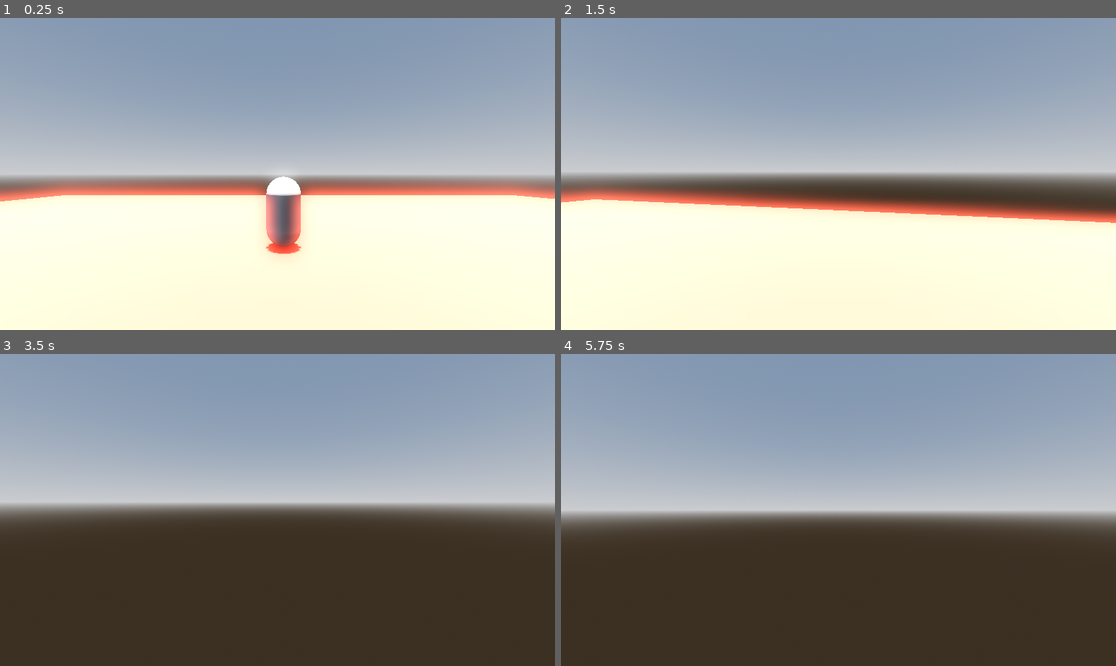
Above: before the commit, frames 1-4 (two rows, left to right).
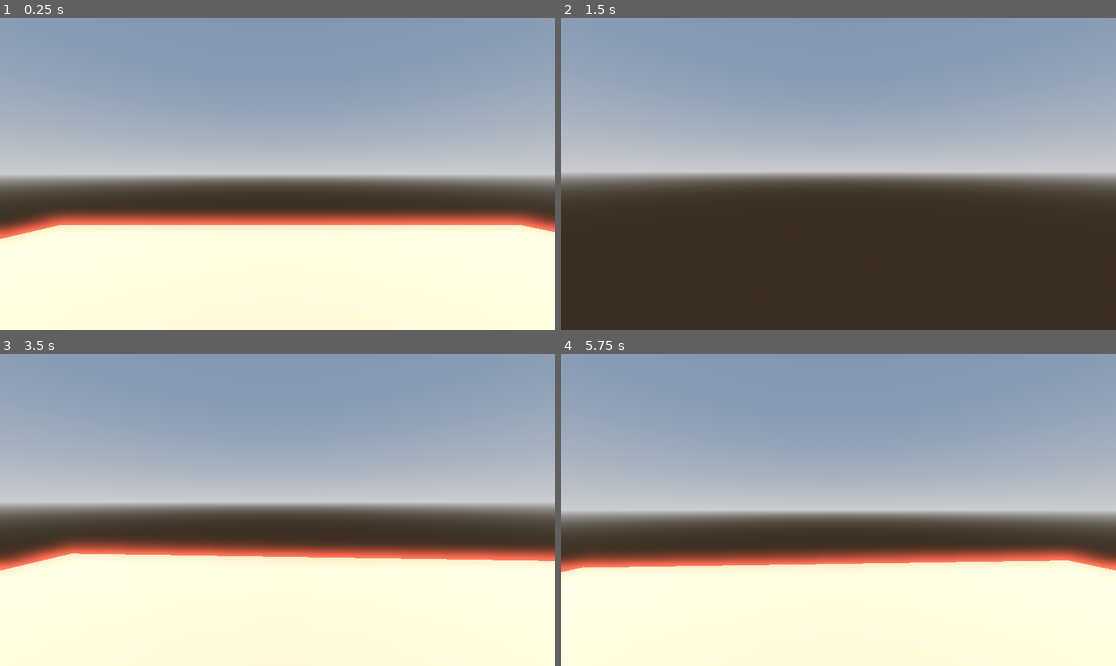
Above: after the commit, the same moments.

Repository: NachuT/Radar
Game: Godot game, scene res://Test.tscn
Same seed, same stepped clock (60 frames per second), same inputs: the game is played once before the commit and once after it.
Inputs (mouse positions are in pixels of both pictures, inside the frame that each line leads up to):
- Up to frame 1 (0.25 s): no input
- Up to frame 2 (1.5 s): tap Enter at 0.5 s; move the mouse to (866, 174) at 0.52 s; hold Shift (shift) 0.53-1.28 s; hold W (up) from 0.53 s (still down); tap Space (jump) at 0.77 s; move the mouse to (810, 174) at 1.27 s; tap Shift (shift) at 1.35 s
- Up to frame 3 (3.5 s): keep holding W (up); tap Space (jump) at 1.52, 3.02 s; move the mouse to (288, 503) at 2.02 s; hold Shift (shift) 2.03-2.78 s; move the mouse to (271, 516) at 2.77 s; tap Shift (shift) at 2.85 s
- Up to frame 4 (5.75 s): keep holding W (up); move the mouse to (877, 513) at 3.52 s; hold Shift (shift) 3.53-4.28 s; tap Space (jump) at 3.77, 4.52, 5 s; move the mouse to (794, 506) at 4.27 s; tap Shift (shift) at 4.35 s; move the mouse to (844, 510) at 5.02 s; hold Shift (shift) from 5.03 s (still down)

The runs differ from the first frame. In frame 1, 16% of the frame differs, in the area x 0-100%, y 50-76%; in frame 2, 43%, in the area x 0-100%, y 53-100%; in frame 3, 39%; in frame 4, 37%.

Commit message:
Finished game (changed idea to simple platformer)
Used the basic structure I had to create a simple (but still pretty hard at least for me) godot 3d platformer for the first time!

Diff:
--- a/sunken/Test.tscn
+++ b/sunken/Test.tscn
@@ -1,6 +1,11 @@
-[gd_scene load_steps=10 format=3 uid="uid://4cub0pyy3w6l"]
+[gd_scene load_steps=15 format=3 uid="uid://4cub0pyy3w6l"]
 
 [ext_resource type="Script" uid="uid://bctde6kyw1vdm" path="res://player.gd" id="1_myinc"]
+[ext_resource type="Script" uid="uid://cuub1qw7oaead" path="res://character_body_3d.gd" id="2_njov2"]
+[ext_resource type="Script" uid="uid://bbk06pieo308q" path="res://move1.gd" id="3_2au82"]
+[ext_resource type="Script" uid="uid://bay7qqumr6oa1" path="res://move5.gd" id="4_8tn2x"]
+[ext_resource type="Script" uid="uid://o3ef05dwjuu1" path="res://elevator.gd" id="5_aq4fw"]
+[ext_resource type="Script" uid="uid://c5kn10vy5ul0u" path="res://csg_box_3d_7.gd" id="6_ivycn"]
 
 [sub_resource type="ProceduralSkyMaterial" id="ProceduralSkyMaterial_myinc"]
 sky_horizon_color = Color(0.662243, 0.671743, 0.686743, 1)
@@ -15,18 +20,19 @@
 tonemap_mode = 2
 glow_enabled = true
 
-[sub_resource type="StandardMaterial3D" id="StandardMaterial3D_myinc"]
-albedo_color = Color(0.807843, 0.12549, 0.0313726, 1)
-
 [sub_resource type="CapsuleMesh" id="CapsuleMesh_njov2"]
 
 [sub_resource type="ConvexPolygonShape3D" id="ConvexPolygonShape3D_2au82"]
 points = PackedVector3Array(-0.125207, -0.532801, -0.480507, 0.0227831, 0.47607, 0.498884, 0.169713, 0.559144, 0.464172 …(924 unchanged characters)…
 
+[sub_resource type="StandardMaterial3D" id="StandardMaterial3D_myinc"]
+albedo_color = Color(0.807843, 0.12549, 0.0313726, 1)
+
 [sub_resource type="StandardMaterial3D" id="StandardMaterial3D_njov2"]
 albedo_color = Color(0.443137, 0, 1, 1)
 
-[sub_resource type="CapsuleShape3D" id="CapsuleShape3D_myinc"]
+[sub_resource type="BoxShape3D" id="BoxShape3D_njov2"]
+size = Vector3(1.96288, 1, 2.05927)
 
 [node name="World" type="Node3D"]
 
@@ -38,42 +44,127 @@
 [node name="WorldEnvironment" type="WorldEnvironment" parent="."]
 environment = SubResource("Environment_2au82")
 
+[node name="player" type="CharacterBody3D" parent="." groups=["player"]]
+transform = Transform3D(1, 0, 0, 0, 1, 0, 0, 0, 1, 0, 1, 0)
+script = ExtResource("1_myinc")
+
+[node name="MeshInstance3D" type="MeshInstance3D" parent="player"]
+transform = Transform3D(1, 0, 0, 0, 1, 0, 0, 0, 1, 0, 0.122287, 0)
+mesh = SubResource("CapsuleMesh_njov2")
+
+[node name="CollisionShape3D" type="CollisionShape3D" parent="player"]
+transform = Transform3D(1, 0, 0, 0, 1, 0, 0, 0, 1, 0.0382233, 0.0592074, 0.00531882)
+shape = SubResource("ConvexPolygonShape3D_2au82")
+
+[node name="head" type="Node3D" parent="player"]
+transform = Transform3D(1, 0, 0, 0, 1, 0, 0, 0, 1, 0, 0.808466, 0)
+
+[node name="Camera3D" type="Camera3D" parent="player/head"]
+transform = Transform3D(1, 0, 0, 0, 1, 0, 0, 0, 1, 0.0056932, 0.766281, -0.659242)
+
 [node name="CSGBox3D" type="CSGBox3D" parent="."]
-transform = Transform3D(1, 0, 0, 0, 1, 0, 0, 0, 1, 0.947023, -0.490549, 0.98764)
+transform = Transform3D(0.5, 0, 0, 0, 0.5, 0, 0, 0, 0.5, 0.636425, -0.251906, 0.605358)
 use_collision = true
 size = Vector3(45, 0.001, 45)
 material = SubResource("StandardMaterial3D_myinc")
 
+[node name="CSGBox3D2" type="CSGBox3D" parent="."]
+transform = Transform3D(0.5, 0, 0, 0, 0.5, 0, 0, 0, 0.5, 13.2804, 0.0146573, -0.17849)
+operation = 1
+use_collision = true
+size = Vector3(1.95605, 1, 2.12305)
+material = SubResource("StandardMaterial3D_njov2")
+
+[node name="CSGBox3D3" type="CSGBox3D" parent="."]
+transform = Transform3D(0.5, 0, 0, 0, 0.5, 0, 0, 0, 0.5, 14.8219, 0.381856, -0.17849)
+operation = 1
+use_collision = true
+size = Vector3(1.95605, 1, 2.12305)
+material = SubResource("StandardMaterial3D_njov2")
+
+[node name="CSGBox3D4" type="CSGBox3D" parent="."]
+transform = Transform3D(0.5, 0, 0, 0, 0.5, 0, 0, 0, 0.5, 16.2696, 0.866194, -0.17849)
+operation = 1
+use_collision = true
+size = Vector3(1.95605, 1, 2.12305)
+material = SubResource("StandardMaterial3D_njov2")
+
+[node name="CSGBox3D5" type="CSGBox3D" parent="."]
+transform = Transform3D(0.499895, 0, 0.0102444, 0, 0.5, 0, -0.0102444, 0, 0.499895, 22.1388, 1.6629, 0.369557)
+use_collision = true
+size = Vector3(17.9917, 0.001, 16.7419)
+material = SubResource("StandardMaterial3D_myinc")
+
 [node name="CharacterBody3D" type="CharacterBody3D" parent="."]
-transform = Transform3D(1, 0, 0, 0, 1, 0, 0, 0, 1, -0.180484, 0.428102, -0.151661)
-script = ExtResource("1_myinc")
-
-[node name="MeshInstance3D" type="MeshInstance3D" parent="CharacterBody3D"]
-transform = Transform3D(1, 0, 0, 0, 1, 0, 0, 0, 1, 0.000347137, 0.559171, 5.05447e-05)
-mesh = SubResource("CapsuleMesh_njov2")
+transform = Transform3D(0.5, 0, 0, 0, 0.5, 0, 0, 0, 0.5, 27.7825, 1.57972, 1.31861)
+script = ExtResource("2_njov2")
 
 [node name="CollisionShape3D" type="CollisionShape3D" parent="CharacterBody3D"]
-transform = Transform3D(1, 0, 0, 0, 1, 0, 0, 0, 1, 0.40248, 0.724917, -0.566536)
-shape = SubResource("ConvexPolygonShape3D_2au82")
+transform = Transform3D(0.999933, 0.0115538, 0, -0.0115538, 0.999933, 0, 0, 0, 1, 0.00856018, 0.0242865, 0.0405936)
+shape = SubResource("BoxShape3D_njov2")
 
-[node name="head" type="Node3D" parent="CharacterBody3D"]
-transform = Transform3D(1, 0, 0, 0, 1, 0, 0, 0, 1, 0, 0.808466, 0)
-
-[node name="Camera3D" type="Camera3D" parent="CharacterBody3D/head"]
-transform = Transform3D(1, 0, 0, 0, 1, 0, 0, 0, 1, 0.0056932, 0.766281, -0.659242)
-
-[node name="CSGBox3D2" type="CSGBox3D" parent="."]
-transform = Transform3D(1, 0, 0, 0, 1, 0, 0, 0, 1, 2.65079, 0.0146033, -0.561523)
+[node name="CSGBox3D6" type="CSGBox3D" parent="CharacterBody3D"]
+operation = 1
 use_collision = true
 size = Vector3(1.95605, 1, 2.12305)
 material = SubResource("StandardMaterial3D_njov2")
 
 [node name="CharacterBody3D2" type="CharacterBody3D" parent="."]
+transform = Transform3D(0.5, 0, 0, 0, 0.5, 0, 0, 0, 0.5, 29.2181, 1.57271, -1.03707)
+script = ExtResource("3_2au82")
 
 [node name="CollisionShape3D" type="CollisionShape3D" parent="CharacterBody3D2"]
-transform = Transform3D(1, 0, 0, 0, 1, 0, 0, 0, 1, 6.99251, 1.02693, -0.00346088)
-shape = SubResource("CapsuleShape3D_myinc")
+transform = Transform3D(0.999933, 0.0115538, 0, -0.0115538, 0.999933, 0, 0, 0, 1, 0.00856018, 0.0242865, 0.0405936)
+shape = SubResource("BoxShape3D_njov2")
 
-[node name="MeshInstance3D" type="MeshInstance3D" parent="CharacterBody3D2"]
-transform = Transform3D(1, 0, 0, 0, 1, 0, 0, 0, 1, 0.000347137, 0.559171, -6.70395)
-mesh = SubResource("CapsuleMesh_njov2")
+[node name="CSGBox3D6" type="CSGBox3D" parent="CharacterBody3D2"]
+operation = 1
+use_collision = true
+size = Vector3(1.95605, 1, 2.12305)
+material = SubResource("StandardMaterial3D_njov2")
+
+[node name="CharacterBody3D3" type="CharacterBody3D" parent="."]
+transform = Transform3D(0.5, 0, 0, 0, 0.5, 0, 0, 0, 0.5, 30.3768, 1.59485, 2.18888)
+script = ExtResource("4_8tn2x")
+
+[node name="CollisionShape3D" type="CollisionShape3D" parent="CharacterBody3D3"]
+transform = Transform3D(0.999933, 0.0115538, 0, -0.0115538, 0.999933, 0, 0, 0, 1, 0.00856018, 0.0242865, 0.0405936)
+shape = SubResource("BoxShape3D_njov2")
+
+[node name="CSGBox3D6" type="CSGBox3D" parent="CharacterBody3D3"]
+operation = 1
+use_collision = true
+size = Vector3(1.95605, 1, 2.12305)
+material = SubResource("StandardMaterial3D_njov2")
+
+[node name="CSGBox3D6" type="CSGBox3D" parent="."]
+transform = Transform3D(0.499895, 0, 0.0102444, 0, 0.5, 0, -0.0102444, 0, 0.499895, 36.4768, 1.6629, 0.372749)
+use_collision = true
+size = Vector3(17.9917, 0.001, 16.7419)
+material = SubResource("StandardMaterial3D_myinc")
+
+[node name="CharacterBody3D4" type="CharacterBody3D" parent="."]
+transform = Transform3D(0.5, 0, 0, 0, 0.5, 0, 0, 0, 0.5, 41.5904, 11.4765, 1.35022)
+script = ExtResource("5_aq4fw")
+
+[node name="CollisionShape3D" type="CollisionShape3D" parent="CharacterBody3D4"]
+transform = Transform3D(0.999933, 0.0115538, 0, -0.0115538, 0.999933, 0, 0, 0, 1, 0.00856018, 0.0242865, 0.0405936)
+shape = SubResource("BoxShape3D_njov2")
+
+[node name="CSGBox3D6" type="CSGBox3D" parent="CharacterBody3D4"]
+operation = 1
+use_collision = true
+size = Vector3(1.95605, 1, 2.12305)
+material = SubResource("StandardMaterial3D_njov2")
+
+[node name="CSGBox3D7" type="CSGBox3D" parent="."]
+transform = Transform3D(0.499895, 0, 0.0102444, 0, 0.5, 0, -0.0102444, 0, 0.499895, 47.5037, 14.033, 0.381766)
+use_collision = true
+size = Vector3(17.9917, 0.001, 16.7419)
+material = SubResource("StandardMaterial3D_myinc")
+script = ExtResource("6_ivycn")
+
+[node name="Label3D" type="Label3D" parent="."]
+transform = Transform3D(1, 0, 0, 0, 1, 0, 0, 0, 1, 48.0042, 15.1627, -4.13655)
+text = "Congrats You Won!"
+font_size = 320
--- /dev/null
+++ b/sunken/character_body_3d.gd
@@ -0,0 +1,19 @@
+extends CharacterBody3D
+
+
+var move: int=6
+var move_speed: int=1
+var direction=1
+var starting=global_transform.origin
+func _ready() -> void:
+	pass
+
+
+
+func _process(delta: float) -> void:
+	var block = global_transform.origin
+	block.z += direction*move_speed*delta
+	global_transform.origin = block
+
+	if abs(block.z - starting.z) > move:
+		direction=direction*-1
--- /dev/null
+++ b/sunken/csg_box_3d_6.gd
@@ -0,0 +1,19 @@
+extends CharacterBody3D
+
+
+var move: int=8
+var move_speed: int=2
+var direction=1
+var starting=global_transform.origin
+func _ready() -> void:
+	pass
+
+
+
+func _process(delta: float) -> void:
+	var block = global_transform.origin
+	block.z += direction*move_speed*delta
+	global_transform.origin = block
+
+	if abs(block.z - starting.z) > move:
+		direction=direction*-1
--- /dev/null
+++ b/sunken/csg_box_3d_7.gd
@@ -0,0 +1,11 @@
+extends CSGBox3D
+
+
+# Called when the node enters the scene tree for the first time.
+func _ready() -> void:
+	pass # Replace with function body.
+
+
+# Called every frame. 'delta' is the elapsed time since the previous frame.
+func _process(delta: float) -> void:
+	pass
--- /dev/null
+++ b/sunken/elevator.gd
@@ -0,0 +1,19 @@
+extends CharacterBody3D
+
+
+var move: int=14
+var move_speed: int=2
+var direction=1
+var starting=global_transform.origin
+func _ready() -> void:
+	pass
+
+
+
+func _process(delta: float) -> void:
+	var block = global_transform.origin
+	block.y += direction*move_speed*delta
+	global_transform.origin = block
+
+	if (abs(block.y - starting.y)>move or global_transform.origin.y<=0) :
+		direction=direction*-1
--- /dev/null
+++ b/sunken/enemy.gd
@@ -0,0 +1,26 @@
+extends Node3D
+
+@export var target_path: NodePath
+@onready var target: Node3D = get_node(target_path)
+@onready var nav_agent: NavigationAgent3D = $NavigationAgent3D
+
+func _ready():
+	var map_rid = nav_agent.get_navigation_map()
+
+	var enemy_pos = global_transform.origin
+	var player_pos = target.global_transform.origin
+
+	var enemy_closest = NavigationServer3D.map_get_closest_point(map_rid, enemy_pos)
+	var player_closest = NavigationServer3D.map_get_closest_point(map_rid, player_pos)
+
+	var enemy_in_navmesh = enemy_closest.distance_to(enemy_pos) < 0.5
+	var player_in_navmesh = player_closest.distance_to(player_pos) < 0.5
+
+	print("--- NAVIGATION DEBUG ---")
+	print("Enemy position:", enemy_pos)
+	print("Closest NavMesh point to enemy:", enemy_closest)
+	print("Enemy is inside navmesh:", enemy_in_navmesh)
+
+	print("Player position:", player_pos)
+	print("Closest NavMesh point to player:", player_closest)
+	print("Player is inside navmesh:", player_in_navmesh)
--- /dev/null
+++ b/sunken/enemy_1.gd
@@ -0,0 +1,26 @@
+extends Node3D
+
+@export var target_path: NodePath
+@onready var target: Node3D = get_node(target_path)
+@onready var nav_agent: NavigationAgent3D = $NavigationAgent3D
+
+func _ready():
+	var map_rid = nav_agent.get_navigation_map()
+
+	var enemy_pos = global_transform.origin
+	var player_pos = target.global_transform.origin
+
+	var enemy_closest = NavigationServer3D.map_get_closest_point(map_rid, enemy_pos)
+	var player_closest = NavigationServer3D.map_get_closest_point(map_rid, player_pos)
+
+	var enemy_in_navmesh = enemy_closest.distance_to(enemy_pos) < 0.5
+	var player_in_navmesh = player_closest.distance_to(player_pos) < 0.5
+
+	print("--- NAVIGATION DEBUG ---")
+	print("Enemy position:", enemy_pos)
+	print("Closest NavMesh point to enemy:", enemy_closest)
+	print("Enemy is inside navmesh:", enemy_in_navmesh)
+
+	print("Player position:", player_pos)
+	print("Closest NavMesh point to player:", player_closest)
+	print("Player is inside navmesh:", player_in_navmesh)
--- /dev/null
+++ b/sunken/move1.gd
@@ -0,0 +1,19 @@
+extends CharacterBody3D
+
+
+var move: int=8
+var move_speed: int=2
+var direction=1
+var starting=global_transform.origin
+func _ready() -> void:
+	pass
+
+
+
+func _process(delta: float) -> void:
+	var block = global_transform.origin
+	block.z += direction*move_speed*delta
+	global_transform.origin = block
+
+	if abs(block.z - starting.z) > move:
+		direction=direction*-1
--- /dev/null
+++ b/sunken/move5.gd
@@ -0,0 +1,19 @@
+extends CharacterBody3D
+
+
+var move: int=5
+var move_speed: int=5
+var direction=-1
+var starting=global_transform.origin
+func _ready() -> void:
+	pass
+
+
+
+func _process(delta: float) -> void:
+	var block = global_transform.origin
+	block.z += direction*move_speed*delta
+	global_transform.origin = block
+
+	if abs(block.z - starting.z) > move:
+		direction=direction*-1
--- /dev/null
+++ b/sunken/node_3d.tscn
@@ -0,0 +1,3 @@
+[gd_scene format=3 uid="uid://cmn5rdtlpp2p5"]
+
+[node name="Node3D" type="Node3D"]
--- a/sunken/player.gd
+++ b/sunken/player.gd
@@ -19,13 +19,17 @@
 	if event is InputEventMouseMotion:
 		head.rotate_y(-event.relative.x * sensitivity)
 		camera.rotate_x(-event.relative.y*sensitivity)
-		camera.rotation.x= clamp(camera.rotation.x, deg_to_rad(-60), deg_to_rad(60))
+		camera.rotation.x= clamp(camera.rotation.x, deg_to_rad(-100), deg_to_rad(60))
 	elif event.is_action_pressed("esc"):
 		Input.set_mouse_mode(Input.MOUSE_MODE_VISIBLE)
 	elif event is InputEventMouseButton and Input.mouse_mode == Input.MOUSE_MODE_VISIBLE:
 		Input.set_mouse_mode(Input.MOUSE_MODE_CAPTURED)
 
 func _physics_process(delta):
+	if global_transform.origin.y < -10.0:
+		global_transform.origin = Vector3(0, .2, 0)
+		velocity = Vector3.ZERO
+
 	if Input.is_action_pressed("shift"):
 		speed=playerspeedsp
 	else:
--- a/sunken/project.godot
+++ b/sunken/project.godot
@@ -22,6 +22,10 @@
 [editor_plugins]
 
 enabled=PackedStringArray("res://addons/godot_super-wakatime/plugin.cfg")
+
+[global_group]
+
+player=""
 
 [input]
 
Not shown, added: sunken/character_body_3d.gd.uid
Not shown, added: sunken/csg_box_3d_6.gd.uid
Not shown, added: sunken/csg_box_3d_7.gd.uid
Not shown, added: sunken/elevator.gd.uid
Not shown, added: sunken/enemy.gd.uid
Not shown, added: sunken/enemy_1.gd.uid
Not shown, added: sunken/move1.gd.uid
Not shown, added: sunken/move5.gd.uid
Not shown, changed: .DS_Store
Not shown, changed: sunken/.DS_Store
Not shown, changed: sunken/addons/.DS_Store
